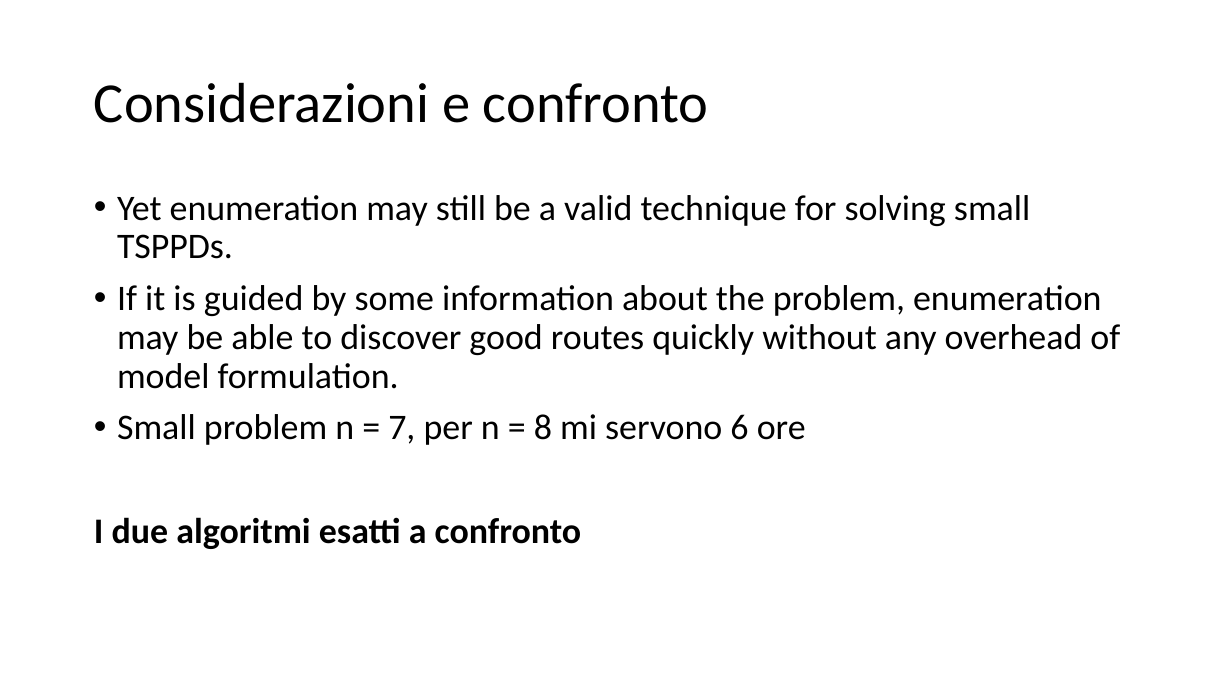
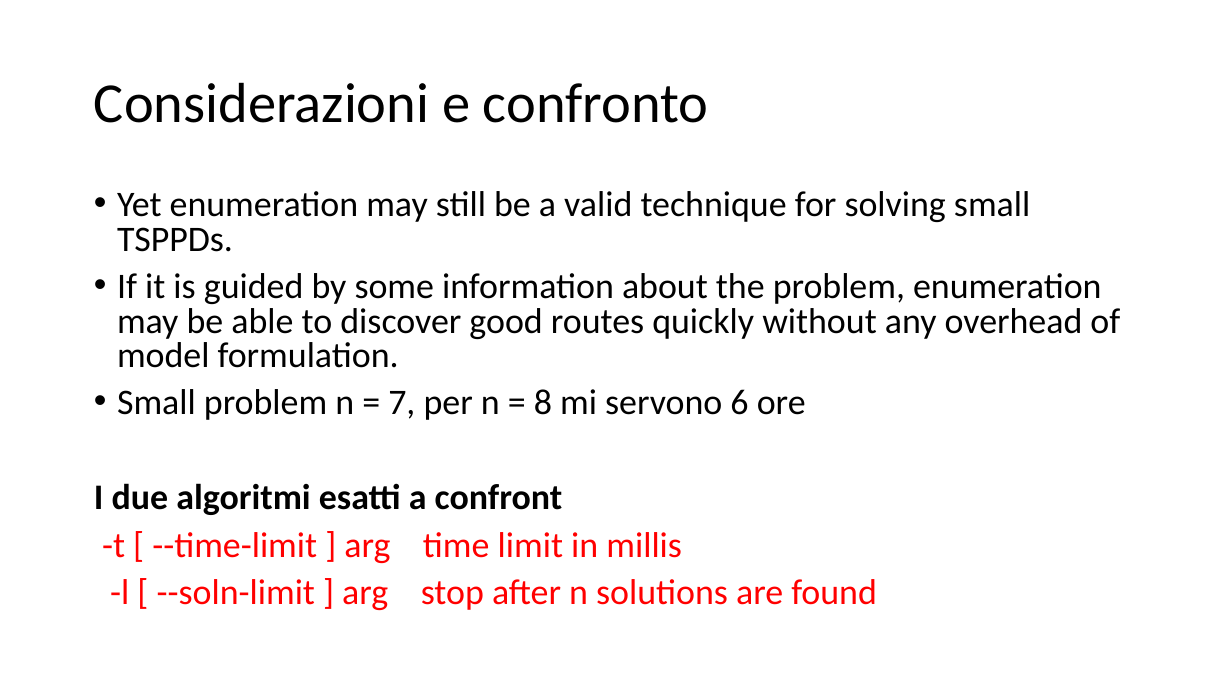
Before and after one commit to michele-vaccari/TSP-con-pick-up-and-delivery, a slide deck: slide 14 of doc/Draft.pptx. Drawn at 1232x693 pixels with LibreOffice and Linux fonts; fonts in the diff are those of the drawing. Boxes give left, top, right and bottom in pixels: in the first picture for what was removed or moved away, otherwise in the second. Text is boxed around its words. In the diff, an @@ line names an element or a change of style, - is before the commit and + after.

```diff
--- a/doc/Draft.pptx
+++ b/doc/Draft.pptx
@@ text at (117, 191, 1120, 420): line spacing 0.9 to 0.8 @@
@@ text at (94, 483, 877, 610): text changed; text colour #000000 to #FF0000; bold off @@
-I due algoritmi esatti a confronto
+I due algoritmi esatti a confront
+-t [ --time-limit ] arg time limit in millis
+-l [ --soln-limit ] arg stop after n solutions are found
```
Also in this commit, not shown: 5 other slides changed, 11 slides added, 4 other files.
